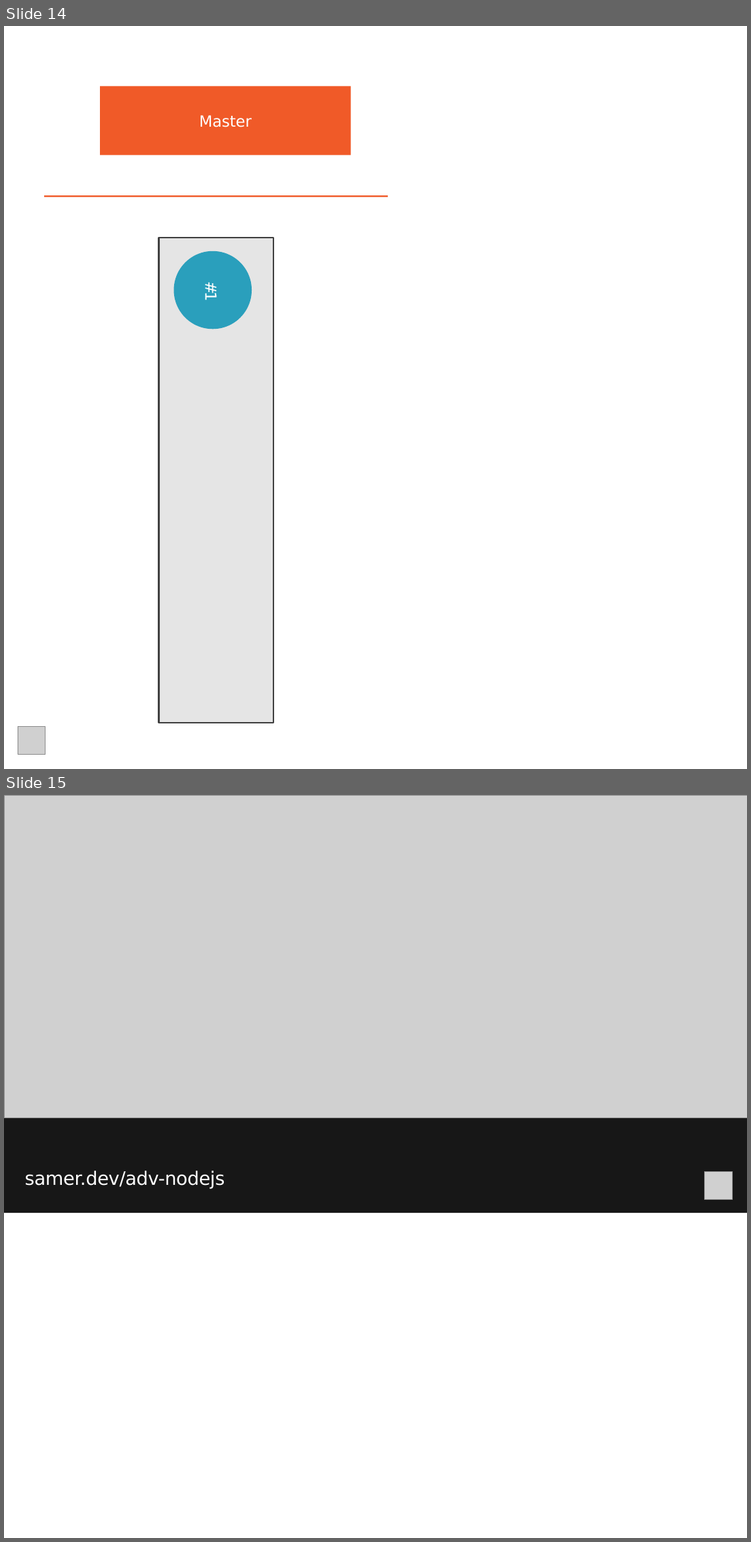
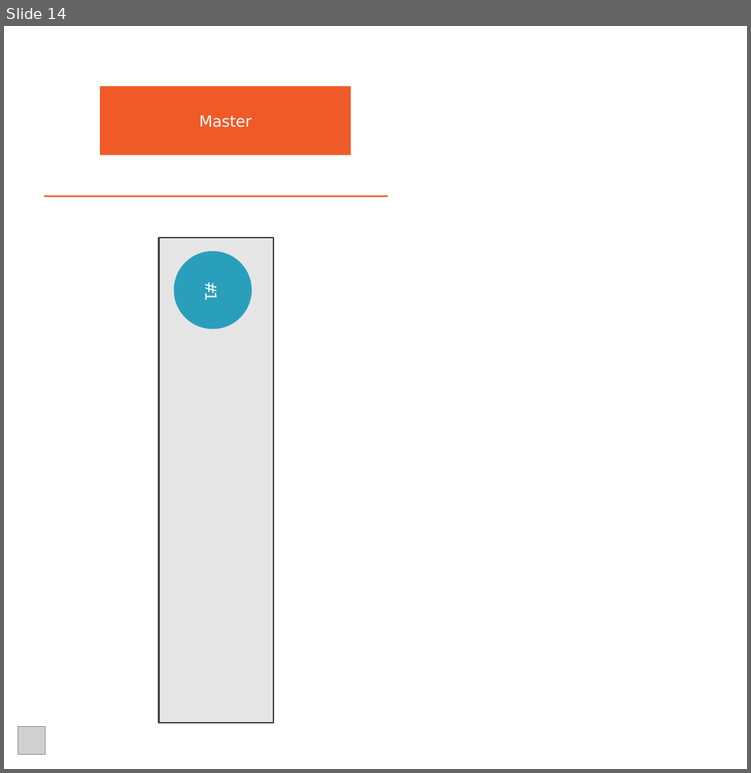
Before and after one commit to StevenJoseph19/PSI-2024-Nov-ASDE-BLR-Batch-1, a slide deck: Learning Phase/Week 4/Day 16/1. Node.js/Slides/5. Modules and Concurrency/modules-and-concurrency-slides.pptx. Shown one above the other, each under a label of ours: slides 14 and 15 before the commit, slide 14 after it. The pictures are 751x1542 and 751x773 pixels, drawn with LibreOffice and Linux fonts; fonts in the diff are those of the drawing; grey boxes stand for pictures. Boxes give left, top, right and bottom in pixels: in the first picture for what was removed or moved away, otherwise in the second. Text is boxed around its words. In the diff, an @@ line names an element or a change of style, - is before the commit and + after.

```diff
--- a/Learning Phase/Week 4/Day 16/1. Node.js/Slides/5. Modules and Concurrency/modules-and-concurrency-slides.pptx
+++ b/Learning Phase/Week 4/Day 16/1. Node.js/Slides/5. Modules and Concurrency/modules-and-concurrency-slides.pptx
@@ slide 15 removed at [4,795,747,1538], background #FFFFFF @@
@@ freeform shape removed at [4,795,747,1213] @@
@@ picture removed at [4,795,747,1118] @@
@@ text removed at [25,1170,225,1189] @@
-samer.dev/adv-nodejs
@@ picture removed at [704,1172,732,1199] @@
```
Also in this commit, not shown: 3 slides changed, 2 other files.
